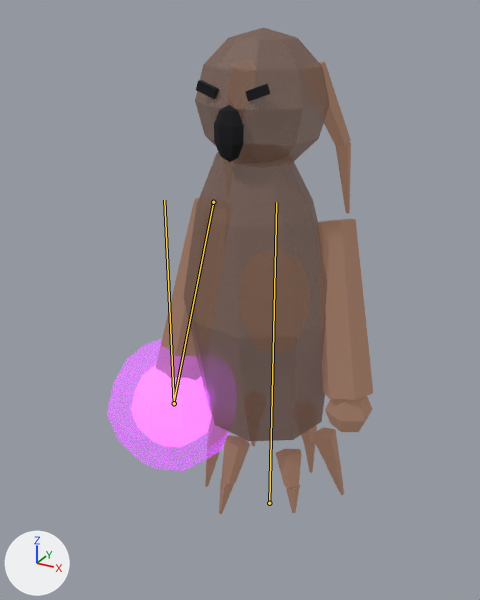
The glTF model unity/Assets/Resources/Models/Soul/soul_wail_old.glb: old version first, new version second.
One viewpoint serves both versions: a 50 mm camera at (0.83, -1.735, 1.645) aimed at (-0.03, -0.171, 0.863). Every picture has the same lights, and +X, +Y and +Z are marked at lower left. The first picture is the older version. The bones that change, and the others that lie on the model, are drawn over the model as lines.

Objects in the first picture: 'soul_wail_old_part0', 'soul_wail_old_part2', 'soul_wail_old_part3', 'soul_wail_old_part5'.
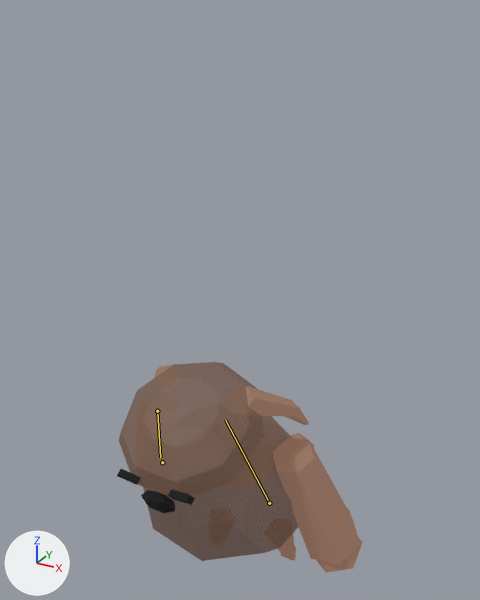
The newer file adds an action. The first version stands in its rest pose; the second is drawn at frame 40 of the action 'KneelHold'.

Pixel boxes [x1, y1, x2, y2] of what changed, in the pictures (480 x 600 px):
```json
{"object": "soul_wail_old_part0", "change": "posed", "before": [183, 27, 330, 441], "after": [119, 362, 298, 561], "on screen": "22% wider, 52% shorter"}
{"object": "soul_wail_old_part3", "change": "posed", "before": [161, 62, 373, 514], "after": [154, 365, 362, 573], "on screen": "54% shorter"}
{"object": "soul_wail_old_part5", "change": "posed", "before": [107, 339, 230, 471], "on screen": "not visible afterwards"}
{"object": "soul_wail_old_part2", "change": "posed", "before": [196, 80, 270, 162], "after": [117, 469, 195, 513], "on screen": "46% shorter"}
{"bone": "Body", "before": "(269, 503) to (276, 202)", "after": "(269, 503) to (225, 420)"}
{"bone": "Arm", "before": "(213, 202) to (174, 400)", "after": "(157, 411) to (160, 457)"}
{"bone": "Orb", "before": "(174, 403) to (164, 200)", "after": "(162, 462) to (162, 462)"}
```

Edits to the scene script, one JSON object a line:
```json
{"block": "bone_body", "where": "bone_body = bpy.data.objects['Armature'].pose.bones['Body']  # child of 'Root'"}
{"op": "set", "path": "bone_body.rotation_quaternion", "old": "(1.0, 0.0, 0.0, 0.0)", "new": "(0.966, 0.259, 0.0, 0.0)", "note": "degrees (0, 0, 0) -> degrees (30, 0, 0)"}
{"op": "set", "path": "bone_body.scale", "old": "(1.0, 1.0, 1.0)", "new": "(1.14, 0.56, 1.14)"}
{"block": "bone_arm", "where": "bone_arm = bpy.data.objects['Armature'].pose.bones['Arm']  # child of 'Body'"}
{"op": "set", "path": "bone_arm.rotation_quaternion", "old": "(1.0, 0.0, 0.0, 0.0)", "new": "(-0.992, -0.049, 0.115, 0.015)", "note": "degrees (0, 0, 0) -> degrees (6, -13, -2)"}
{"block": "bone_orb", "where": "bone_orb = bpy.data.objects['Armature'].pose.bones['Orb']  # child of 'Arm'"}
{"op": "set", "path": "bone_orb.scale", "old": "(1.0, 1.0, 1.0)", "new": "(0.01, 0.01, 0.01)"}
```
